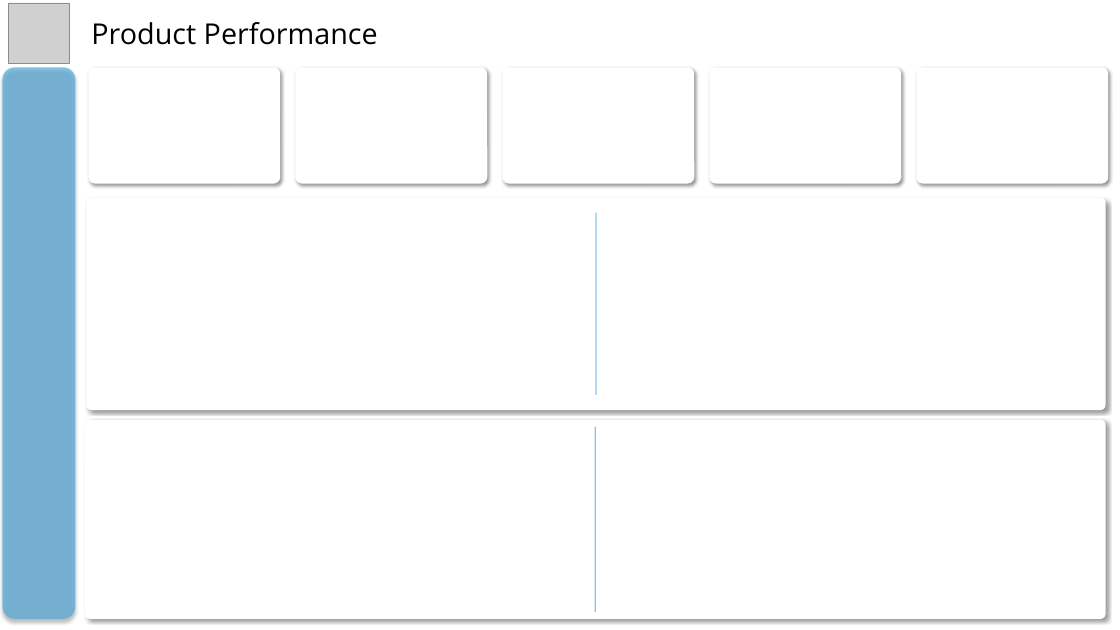
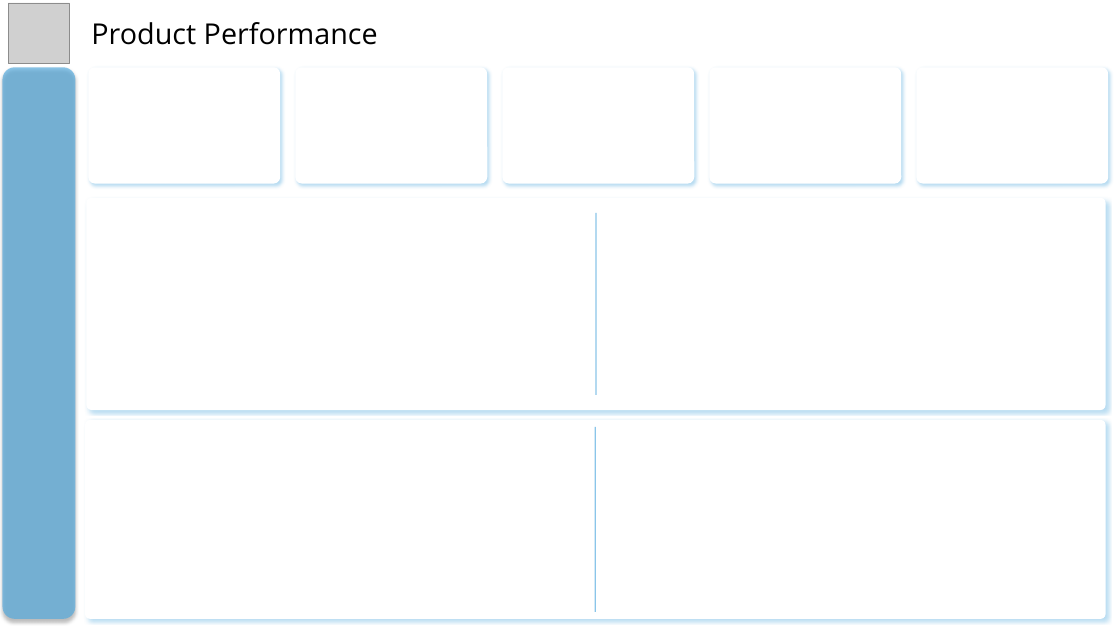
Before and after one commit to MohammadGhanaym/Sales-Logistics-Analytics-DWH, a slide deck: slide 2 of Dashboard Background Design/Dashboard Background Design.pptx. Drawn at 1120x630 pixels with LibreOffice and Linux fonts; fonts in the diff are those of the drawing; grey boxes stand for pictures. Boxes give left, top, right and bottom in pixels: in the first picture for what was removed or moved away, otherwise in the second. Text is boxed around its words. In the diff, an @@ line names an element or a change of style, - is before the commit and + after.

```diff
--- a/Dashboard Background Design/Dashboard Background Design.pptx
+++ b/Dashboard Background Design/Dashboard Background Design.pptx
@@ shadow changed in 7 elements at (x1=85, y1=420, x2=1106, y2=619), (x1=87, y1=198, x2=1106, y2=410), (x1=89, y1=67, x2=280, y2=184), (x1=916, y1=67, x2=1108, y2=184), (x1=295, y1=67, x2=487, y2=184), (x1=502, y1=67, x2=694, y2=184), (x1=710, y1=67, x2=902, y2=184) @@
```
Also in this commit, not shown: 3 other slides changed, 2 slides added, 55 other files.
